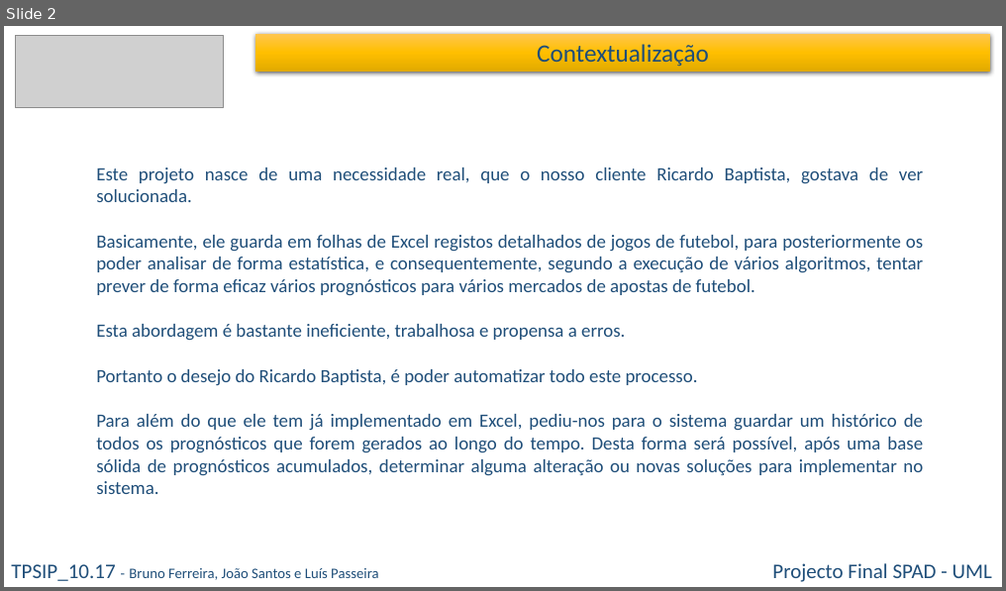
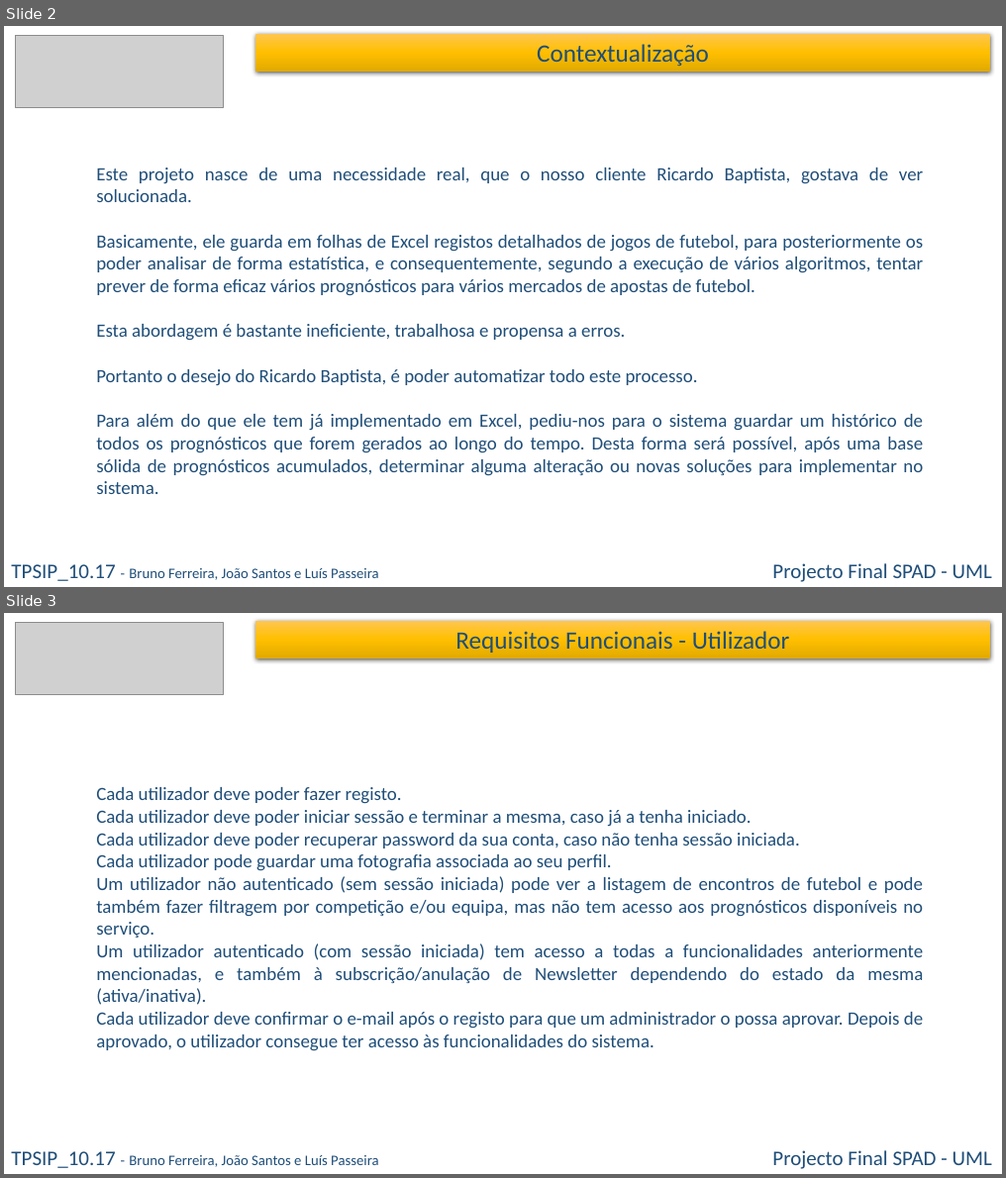
Before and after one commit to bmiguelmf/WizBall, a slide deck: 04 - Docs/01 - Project Manager/08 - UML/00 - Apresentação UML/UML Grupo 3.pptx. Shown one above the other, each under a label of ours: slide 2 before the commit, slides 2 and 3 after it. The pictures are 1006x591 and 1006x1178 pixels, drawn with LibreOffice and Linux fonts; fonts in the diff are those of the drawing; grey boxes stand for pictures. Boxes give left, top, right and bottom in pixels: in the first picture for what was removed or moved away, otherwise in the second. Text is boxed around its words. In the diff, an @@ line names an element or a change of style, - is before the commit and + after.

```diff
--- a/04 - Docs/01 - Project Manager/08 - UML/00 - Apresentação UML/UML Grupo 3.pptx
+++ b/04 - Docs/01 - Project Manager/08 - UML/00 - Apresentação UML/UML Grupo 3.pptx
@@ slide 3 added at (4,613,1002,1174), background #FFFFFF @@
@@ picture added at (16,623,224,694) @@
@@ rectangle added at (255,621,991,658), fill gradient #FFC752 to #FFC000 to #E3AB00, 24 pt, text #1F4E79 @@
+Requisitos Funcionais - Utilizador
@@ text added at (96,787,924,1052), 18 pt, text #1F4E79 @@
+Cada utilizador deve poder fazer registo.
+Cada utilizador deve poder iniciar sessão e terminar a mesma, caso já a tenha iniciado.
+Cada utilizador deve poder recuperar password da sua conta, caso não tenha sessão iniciada.
+Cada utilizador pode guardar uma fotografia associada ao seu perfil.
+Um utilizador não autenticado (sem sessão iniciada) pode ver a listagem de encontros de futebol e pode também fazer filtragem por competição e/ou equipa, mas não tem acesso aos prognósticos disponíveis no serviço.
+Um utilizador autenticado (com sessão iniciada) tem acesso a todas a funcionalidades anteriormente mencionadas, e também à subscrição/anulação de Newsletter dependendo do estado da mesma (ativa/inativa).
+Cada utilizador deve confirmar o e-mail após o registo para que um administrador o possa aprovar. Depois de aprovado, o utilizador consegue ter acesso às funcionalidades do sistema.
@@ text added at (11,1152,378,1168), 14 pt, text #1F4E79 @@
+TPSIP_10.17 - Bruno Ferreira, João Santos e Luís Passeira
@@ text added at (772,1151,992,1169), 20 pt, text #1F4E79 @@
+Projecto Final SPAD - UML
```
Also in this commit, not shown: 2 slides changed, 14 other slides added, 16 other files.
